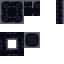
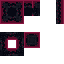
Before/after of a 64 x 64 layered artwork. What changed in the layer stack:
painted on "Tile01_Round" (1st of 2, in "Group 1") over 32, 0, 40, 8
painted on "Tile01_Top" (1st of 2, in "Group 1") over 24, 0, 32, 7
painted on "Tile01_Round copy 3" over 0, 16, 8, 24
painted on "Tile01_Round copy 2" over 16, 16, 24, 24
painted on "Tile01_Round copy" over 16, 0, 24, 8
painted on "Tile01_Round" (2nd of 2, in "Group 1" › "Outer Rinding") over 0, 0, 8, 8
painted on "Tile01_Top copy 3" over 0, 8, 7, 16
painted on "Tile01_Top copy 2" over 17, 8, 24, 16
painted on "Tile01_Top copy" over 8, 17, 16, 24
painted on "Tile01_Top" (2nd of 2, in "Group 1" › "Outer Rinding") over 8, 0, 16, 7
painted on "Tile01_Top copy 11" over 8, 33, 16, 40
painted on "Tile01_Top copy 10" over 1, 40, 8, 48
painted on "Tile01_Top copy 9" over 16, 40, 23, 48
painted on "Tile01_Top copy 8" over 8, 48, 16, 55
painted on "Tile01_Round copy 8" over 32, 40, 40, 48
painted on "Tile01_Round copy 7" over 24, 40, 32, 48
painted on "Tile01_Round copy 6" over 32, 32, 40, 40
painted on "Tile01_Round copy 5" over 24, 32, 32, 40
painted on "Tile01_Top copy 6" over 57, 16, 64, 24
painted on "Tile01_Top copy 5" over 57, 8, 64, 16
painted on "Tile01_Top copy 4" over 57, 0, 64, 8
